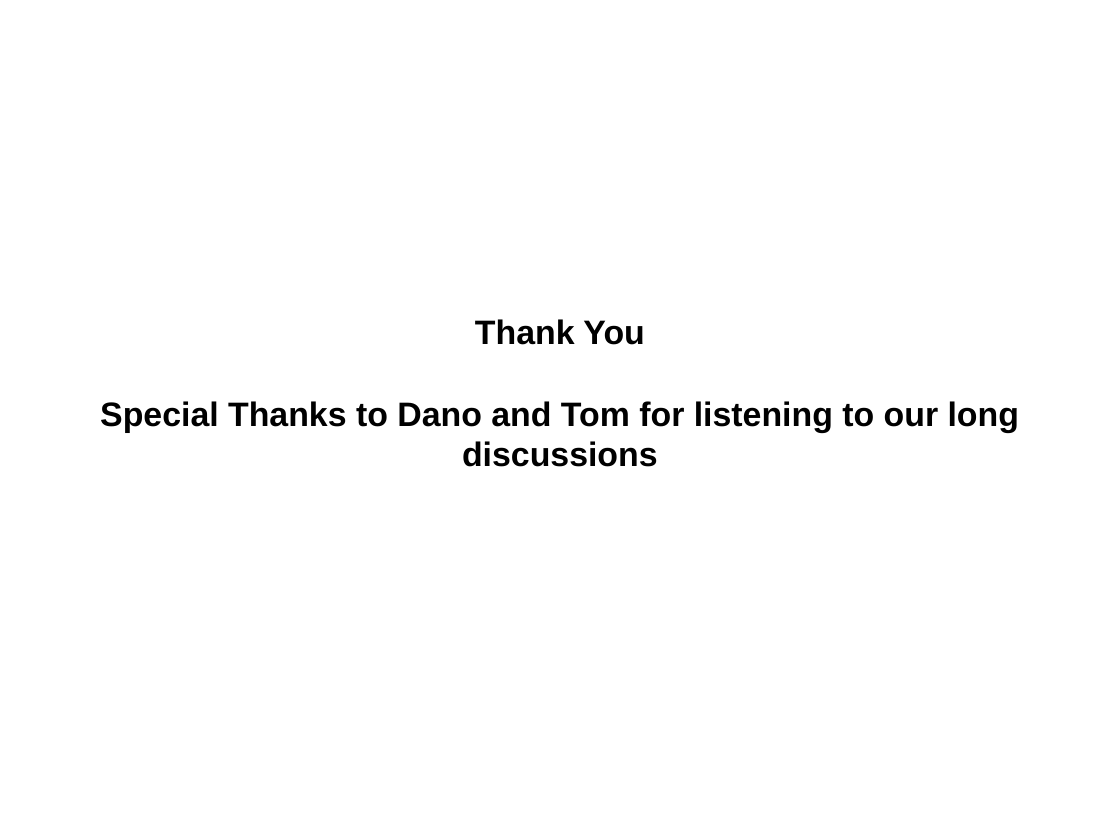
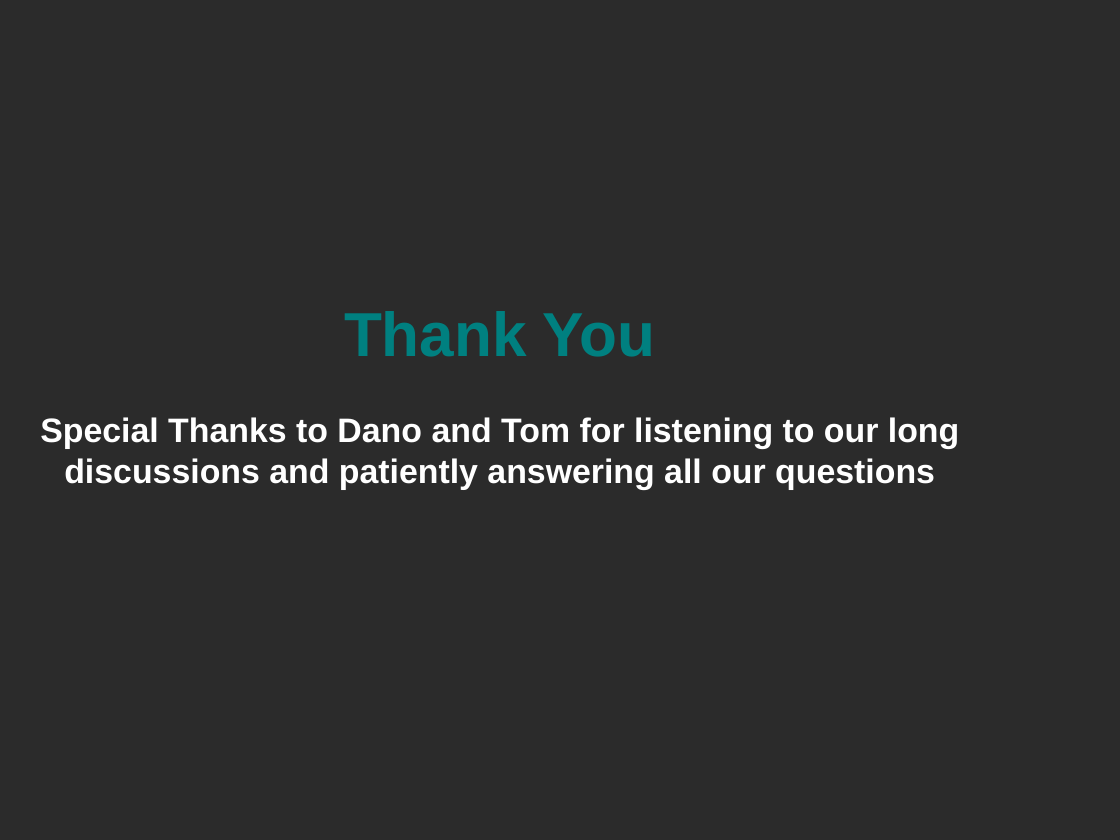
Before and after one commit to kunallillaney/adv-dist-streaming-service, a slide deck: slide 9 of website/Presentation.odp (slide 7 before the commit). Drawn at 1120x840 pixels with LibreOffice and Linux fonts; fonts in the diff are those of the drawing; background and template pictures are left out; a plain dark background stands for a picture behind light text. Boxes give left, top, right and bottom in pixels: in the first picture for what was removed or moved away, otherwise in the second. Text is boxed around its words. In the diff, an @@ line names an element or a change of style, - is before the commit and + after.

```diff
--- a/website/Presentation.odp
+++ b/website/Presentation.odp
@@ background #FFFFFF to picture (left out) @@
@@ subtitle "Thank You": place and size @@
-subtitle "Thank You" at bbox=[100, 319, 1019, 467]
+subtitle "Thank You" at bbox=[40, 311, 959, 490]
@@ subtitle at bbox=[344, 311, 656, 357]: size 24 to 44 pt, text colour #000000 to #008080 in "Thank You" @@
@@ subtitle at bbox=[40, 417, 959, 490]: text changed; text colour #000000 to #FFFFFF @@
-Special Thanks to Dano and Tom for listening to our long discussions
+Special Thanks to Dano and Tom for listening to our long discussions and patiently answering all our questions
```
Also in this commit, not shown: 1 other slide changed, 7 slides added, 6 slides removed, 1 other file.
